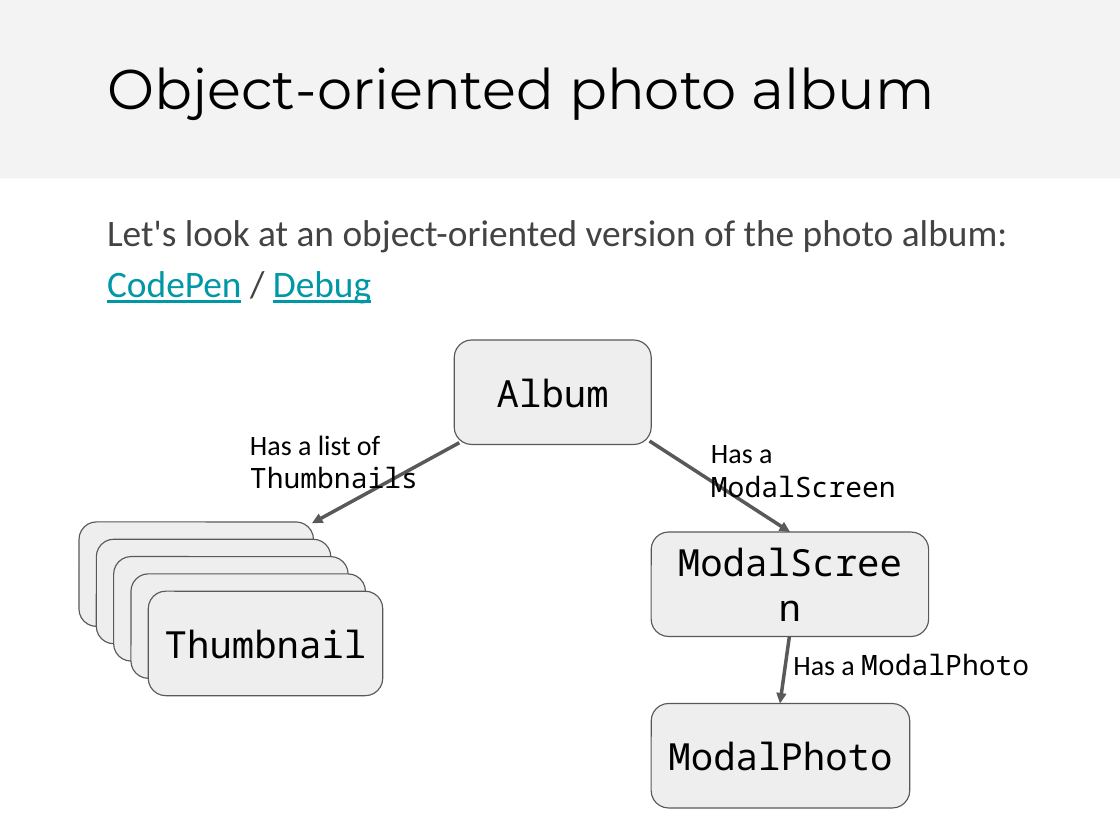
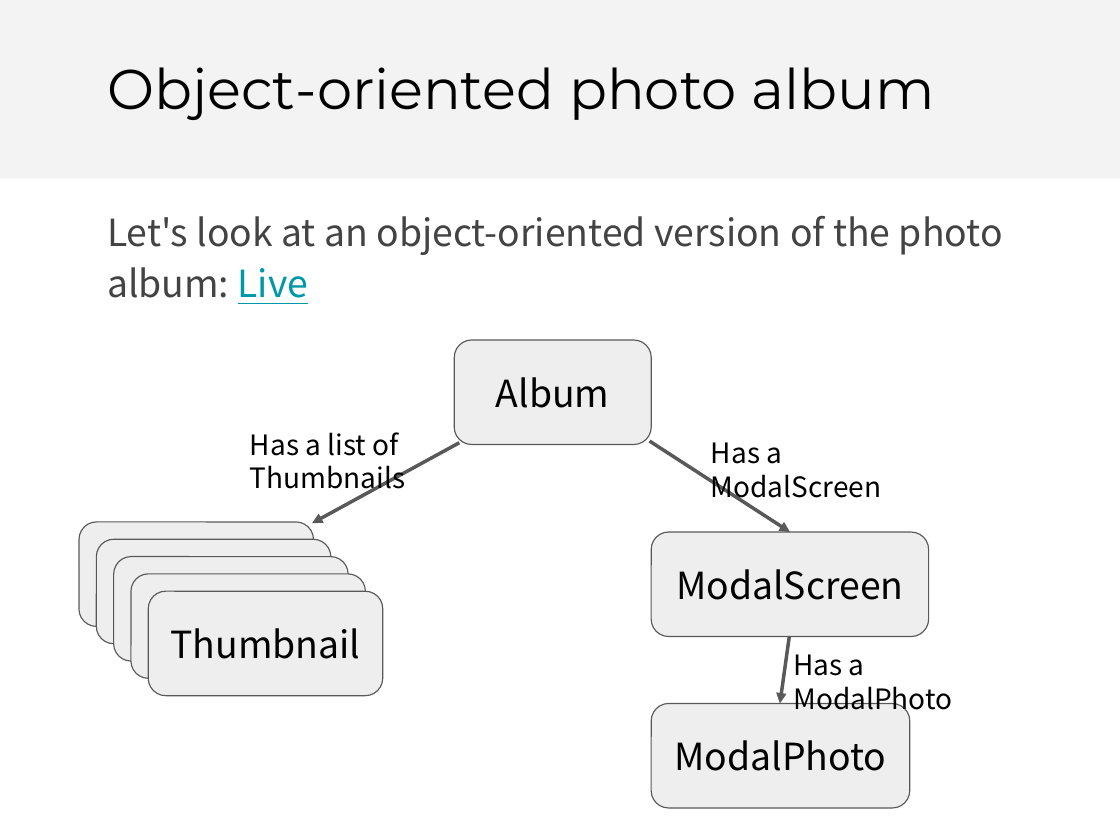
Before and after one commit to fullstackccu/fullstackccu.github.io, a slide deck: slide 54 of lectures/13/lecture13.odp (slide 58 before the commit). Drawn at 1120x840 pixels with LibreOffice and Linux fonts; fonts in the diff are those of the drawing. Boxes give left, top, right and bottom in pixels: in the first picture for what was removed or moved away, otherwise in the second. Text is boxed around its words. In the diff, an @@ line names an element or a change of style, - is before the commit and + after.

```diff
--- a/lectures/13/lecture13.odp
+++ b/lectures/13/lecture13.odp
@@ text at (107, 216, 1003, 304): text changed; font Calibri to Noto Sans CJK SC @@
-Let's look at an object-oriented version of the photo album: CodePen / Debug
+Let's look at an object-oriented version of the photo album: Live
@@ text "Has a list of Thumbnails" at (250, 432, 405, 496): font Calibri to Noto Sans CJK SC in "Has a list of"; font Noto Sans Mono to Noto Sans CJK SC in "Thumbnails" @@
@@ text "Has a ModalScreen" at (711, 442, 881, 505): font Calibri to Noto Sans CJK SC in "Has a"; font Noto Sans Mono to Noto Sans CJK SC in "ModalScreen" @@
@@ font Noto Sans Mono to Noto Sans CJK SC in 4 elements at (455, 340, 652, 445), (651, 532, 928, 636), (651, 703, 909, 808), (148, 591, 382, 696) @@
@@ text "Has a ModalPhoto" at (793, 654, 952, 717): font Calibri to Noto Sans CJK SC in "Has a"; font Noto Sans Mono to Noto Sans CJK SC in "ModalPhoto" @@
```
Also in this commit, not shown: 8 other slides changed, 4 slides removed, 1 other file.
